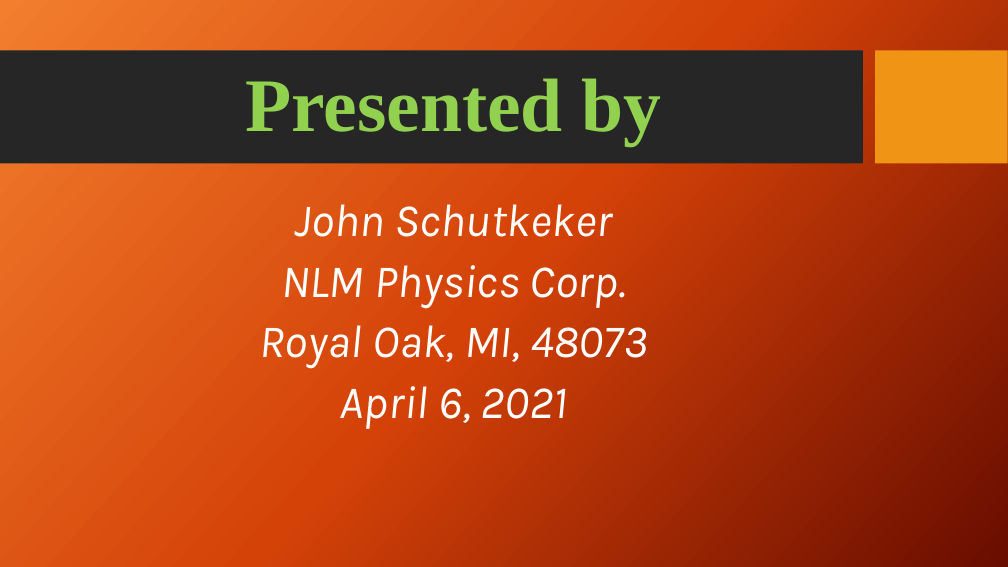
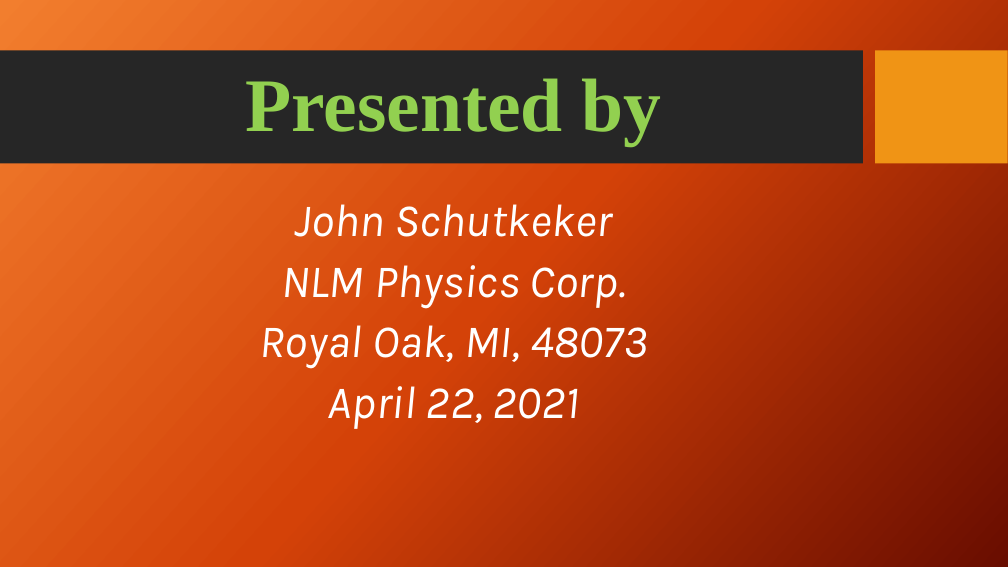
Before and after one commit to jschutkeker/AI_Cheat_Sheet, a slide deck: slide 17 of AI_Cheat_Sheet.pptx (slide 15 before the commit). Drawn at 1008x567 pixels with LibreOffice and Linux fonts; fonts in the diff are those of the drawing; background and template pictures are left out. Boxes give left, top, right and bottom in pixels: in the first picture for what was removed or moved away, otherwise in the second. Text is boxed around its words. In the diff, an @@ line names an element or a change of style, - is before the commit and + after.

```diff
--- a/AI_Cheat_Sheet.pptx
+++ b/AI_Cheat_Sheet.pptx
@@ text at (x1=328, y1=386, x2=580, y2=428): text changed @@
-April 6, 2021
+April 22, 2021
```
Also in this commit, not shown: 1 other slide changed, 3 slides added, 1 slide removed.
